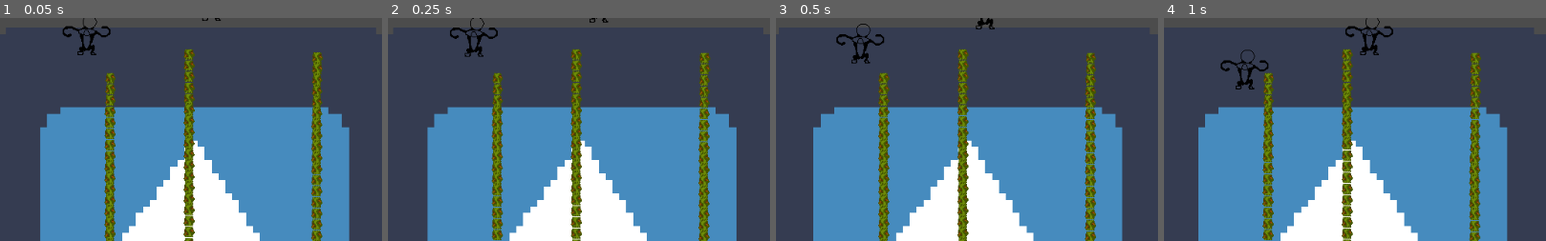
Above: before the commit, frames 1-4 (left to right).
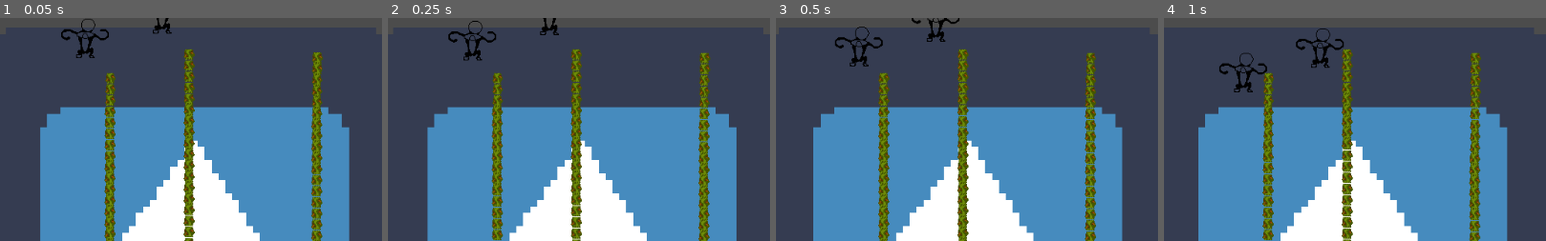
Above: after the commit, the same moments.

Repository: 2S-2-Semanas/gmtk2021
Game: Godot game, scene res://sandbox/SandboxScene.tscn
Same seed, same stepped clock (60 frames per second), same inputs: the game is played once before the commit and once after it. The engine's default icon, where the game draws it, is replaced by a stand-in: a white triangle on a blue panel in a dark square.
Inputs:
- Up to frame 1 (0.05 s): no input
- Up to frame 2 (0.25 s): no input
- Up to frame 3 (0.5 s): no input
- Up to frame 4 (1 s): hold Right (ui_right) from 0.53 s (still down); hold Space (grab) from 0.53 s (still down)
The pictures show only the part of the screen within x 25-75%, y 0-50%; the shares and areas given below are measured in that part.

The runs differ from the first frame. In frame 1, 0.9% of the frame differs, in the area x 16-58%, y 0-18%; in frame 2, 0.9%; in frame 3, 1.1%; in frame 4, 1.6%, in the area x 14-60%, y 0-34%.

Commit message:
fix grab

Diff:
--- a/monkey/Monkey.gd
+++ b/monkey/Monkey.gd
@@ -51,10 +51,8 @@
 
 
 func _on_RightArmArea2D_body_entered(body):
-	if (_right_monkey != null):
-		return
-
-	if (_liana_grabbed):
+	print(body)
+	if (_right_monkey != null or _liana_grabbed):
 		return
 
 	var monkey = body as Monkey
@@ -89,12 +87,15 @@
 
 
 func _grab_right_hand(body):
+	print(body)
 	_right_pin_joint.position = $RightArmPosition2D.position
+	_right_pin_joint.node_a = get_path()
 	_right_pin_joint.node_b = body.get_path()
 
 
 func _grab_left_hand(body):
 	_left_pin_joint.position = $LeftArmPosition2D.position
+	_left_pin_joint.node_a = get_path()
 	_left_pin_joint.node_b = body.get_path()
 
 
--- a/monkey/Monkey.tscn
+++ b/monkey/Monkey.tscn
@@ -56,5 +56,6 @@
 
 [node name="LeftArmPosition2D" type="Position2D" parent="."]
 position = Vector2( -30.245, 0 )
+
 [connection signal="body_entered" from="MonkeyAnimatedSprite/RightArmArea2D" to="." method="_on_RightArmArea2D_body_entered"]
 [connection signal="body_entered" from="MonkeyAnimatedSprite/LeftArmArea2D" to="." method="_on_LeftArmArea2D_body_entered"]
--- a/sandbox/SandboxScene.tscn
+++ b/sandbox/SandboxScene.tscn
@@ -29,10 +29,10 @@
 position = Vector2( -351.439, -613.652 )
 
 [node name="Monkey" parent="." instance=ExtResource( 1 )]
-position = Vector2( 543.229, -28.6188 )
+position = Vector2( 477.542, -11.6674 )
 
 [node name="Monkey2" parent="." instance=ExtResource( 1 )]
-position = Vector2( 377.047, 17.3066 )
+position = Vector2( 374.928, 21.5444 )
 
 [node name="Liana" parent="." instance=ExtResource( 5 )]
 position = Vector2( 407.944, 61.6606 )
